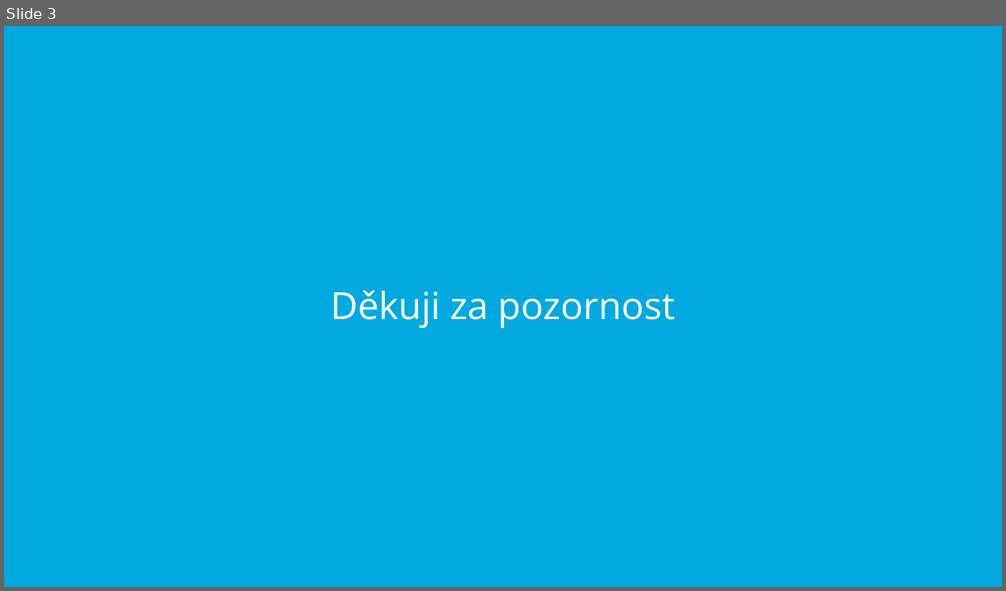
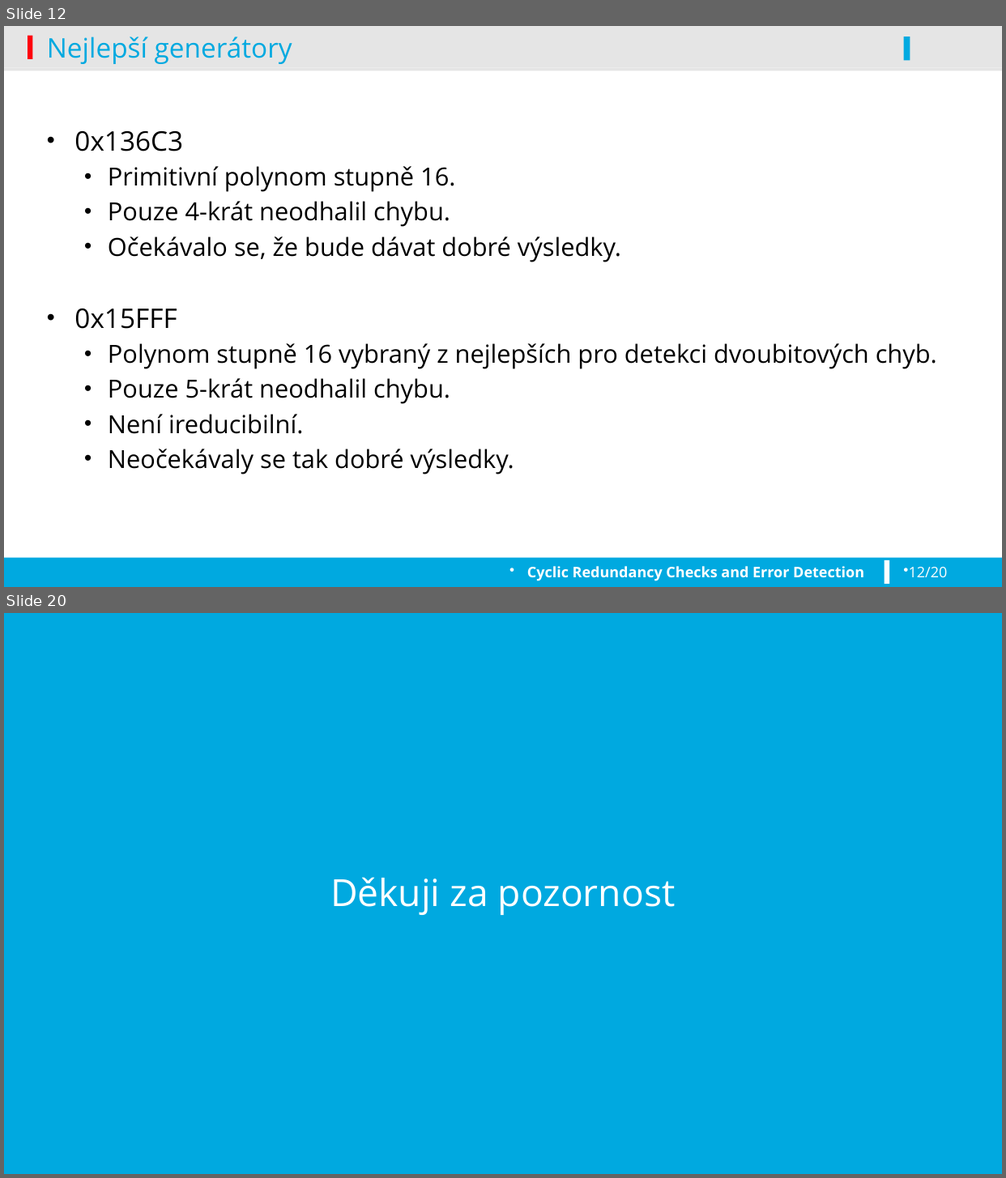
Before and after one commit to koniksedy/VUT-FIT, a slide deck: SPP-prezentace.pptx. Shown one above the other, each under a label of ours: slide 3 before the commit, slides 12 and 20 after it; the slides between them are not shown. The pictures are 1006x591 and 1006x1178 pixels, drawn with LibreOffice and Linux fonts; fonts in the diff are those of the drawing; background and template pictures are left out. Boxes give left, top, right and bottom in pixels: in the first picture for what was removed or moved away, otherwise in the second. Text is boxed around its words. In the diff, an @@ line names an element or a change of style, - is before the commit and + after.

```diff
--- a/SPP-prezentace.pptx
+++ b/SPP-prezentace.pptx
@@ slide 12 added at box(4, 26, 1002, 587), background #FFFFFF @@
@@ rectangle added at box(4, 26, 1002, 68), fill #000000 at 10% opacity @@
@@ rectangle added at box(27, 36, 32, 60), fill #FE000C @@
@@ title added at box(47, 37, 292, 64), 26 pt, text #00A9E0 @@
+Nejlepší generátory
@@ rectangle added at box(904, 37, 910, 61), fill #00A9E0 @@
@@ rectangle added at box(4, 68, 1002, 71), fill #000000 at 10% opacity @@
@@ text added at box(74, 131, 937, 475), 24 pt, text #000000 @@
+• 0x136C3
+  • Primitivní polynom stupně 16.
+  • Pouze 4-krát neodhalil chybu.
+  • Očekávalo se, že bude dávat dobré výsledky.
+• 0x15FFF
+  • Polynom stupně 16 vybraný z nejlepších pro detekci dvoubitových chyb.
+  • Pouze 5-krát neodhalil chybu.
+  • Není ireducibilní.
+  • Neočekávaly se tak dobré výsledky.
@@ rectangle added at box(4, 558, 1002, 587), fill #00A9E0 @@
@@ text added at box(527, 566, 864, 582), 14 pt, text #FFFFFF, bold @@
+Cyclic Redundancy Checks and Error Detection
@@ rectangle added at box(884, 561, 889, 584), fill #FFFFFF @@
@@ page number added at box(909, 567, 948, 578), 14 pt, text #FFFFFF @@
+12/20
@@ what was slide 3 is now slide 20 @@
```
Also in this commit, not shown: 1 slide changed, 17 other slides added, 1 slide removed, 1 other file.
